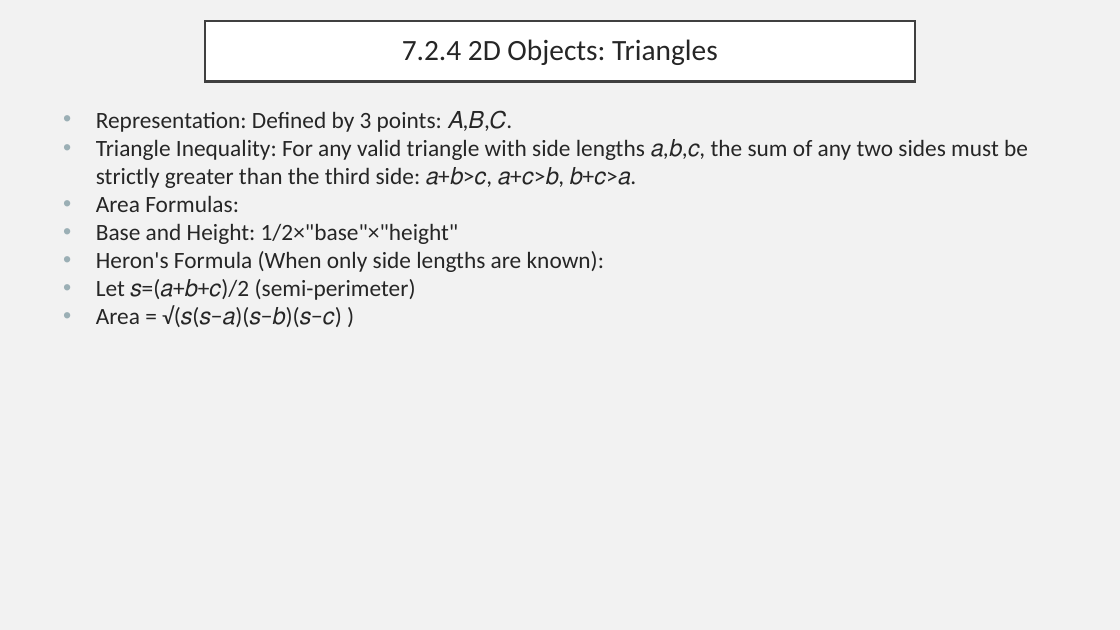
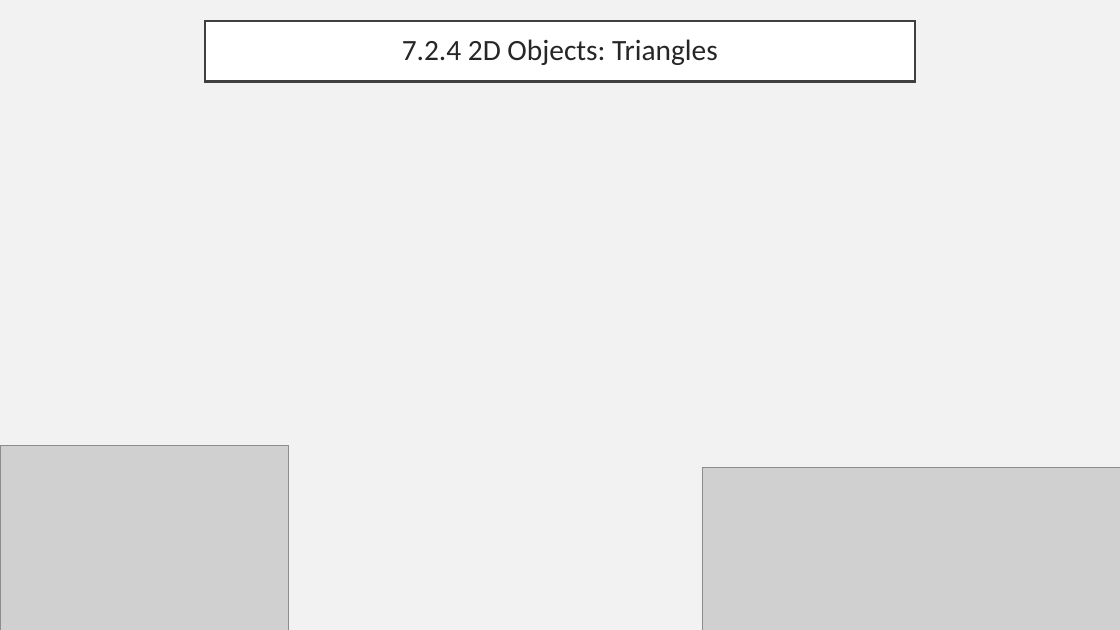
Before and after one commit to ryan-pelchat/competitive-programming-bootcamp-summer-2026, a slide deck: slide 10 of slides/day5_slides.pptx (slide 12 before the commit). Drawn at 1120x630 pixels with LibreOffice and Linux fonts; fonts in the diff are those of the drawing; grey boxes stand for pictures. Boxes give left, top, right and bottom in pixels: in the first picture for what was removed or moved away, otherwise in the second. Text is boxed around its words. In the diff, an @@ line names an element or a change of style, - is before the commit and + after.

```diff
--- a/slides/day5_slides.pptx
+++ b/slides/day5_slides.pptx
@@ text removed at [96,110,1028,325] @@
-• Representation: Defined by 3 points: 𝐴,𝐵,𝐶.
-• Triangle Inequality: For any valid triangle with side lengths 𝑎,𝑏,𝑐, the sum of any two sides must be strictly greater than the third side: 𝑎+𝑏>𝑐, 𝑎+𝑐>𝑏, 𝑏+𝑐>𝑎.
-• Area Formulas:
-• Base and Height: 1/2×"base"×"height"
-• Heron's Formula (When only side lengths are known):
-• Let 𝑠=(𝑎+𝑏+𝑐)/2 (semi-perimeter)
-• Area = √(𝑠(𝑠−𝑎)(𝑠−𝑏)(𝑠−𝑐) )
@@ picture added at [0,445,289,630] @@
@@ picture added at [702,467,1120,630] @@
```
Also in this commit, not shown: 7 other slides changed, 8 slides added, 7 slides removed, 12 other files.
